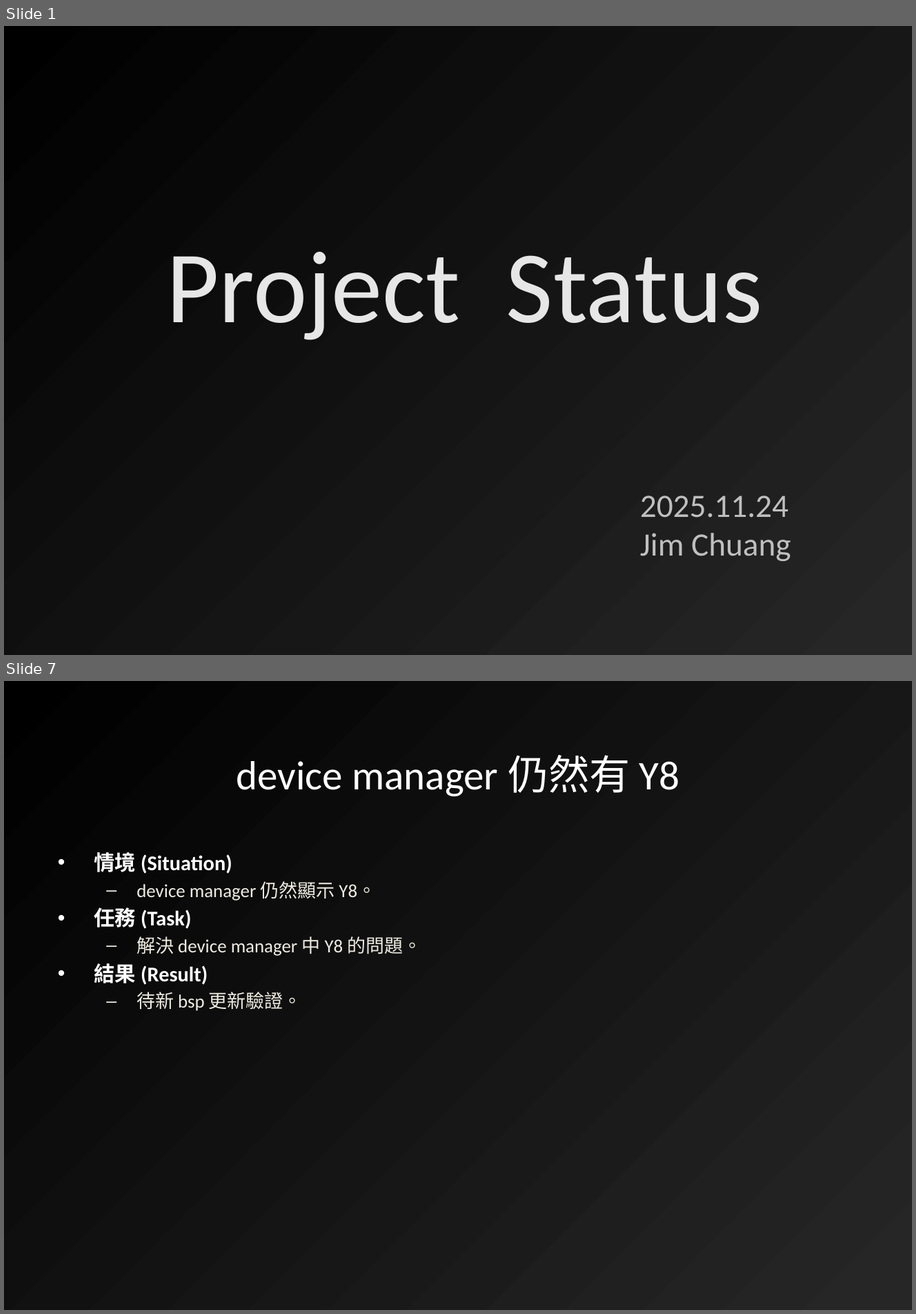
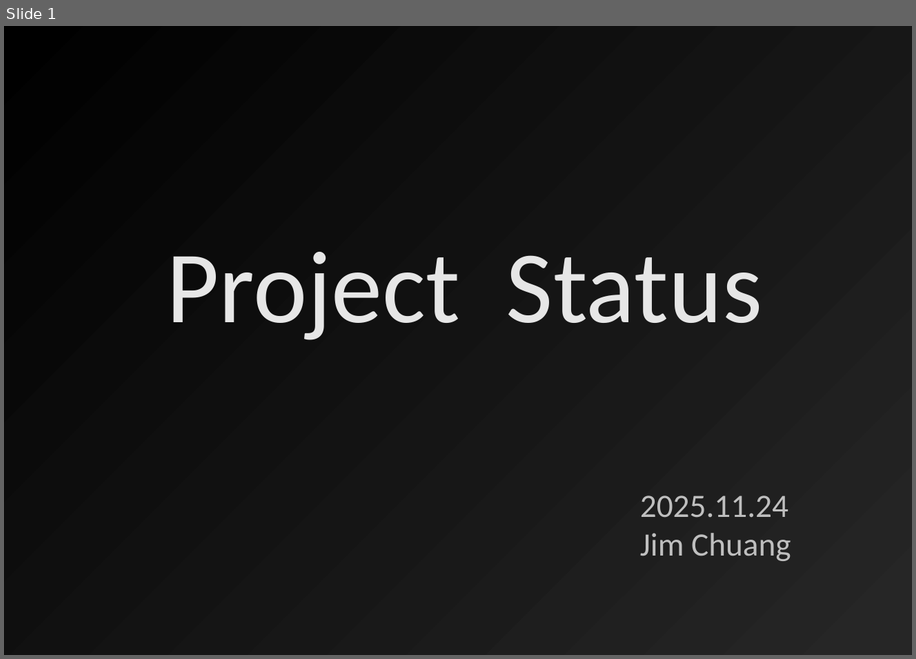
Before and after one commit to gsl925/ReportHelper, a slide deck: Weekly Report_JimChuang.pptx. Shown one above the other, each under a label of ours: slides 1 and 7 before the commit, slide 1 after it; the slides between them are not shown. The pictures are 916x1314 and 916x659 pixels, drawn with LibreOffice and Linux fonts; fonts in the diff are those of the drawing; background and template pictures are left out. Boxes give left, top, right and bottom in pixels: in the first picture for what was removed or moved away, otherwise in the second. Text is boxed around its words. In the diff, an @@ line names an element or a change of style, - is before the commit and + after.

```diff
--- a/Weekly Report_JimChuang.pptx
+++ b/Weekly Report_JimChuang.pptx
@@ slide 7 removed at <box>4,681,912,1310</box>, background gradient #262626 to #000000 @@
@@ title removed at <box>236,755,680,796</box> @@
-device manager 仍然有 Y8
@@ text removed at <box>94,852,421,1011</box> @@
-• 情境 (Situation)
-  – device manager 仍然顯示 Y8。
-• 任務 (Task)
-  – 解決 device manager 中 Y8 的問題。
-• 結果 (Result)
-  – 待新 bsp 更新驗證。
```
Also in this commit, not shown: 10 other slides removed, 1 other file.
